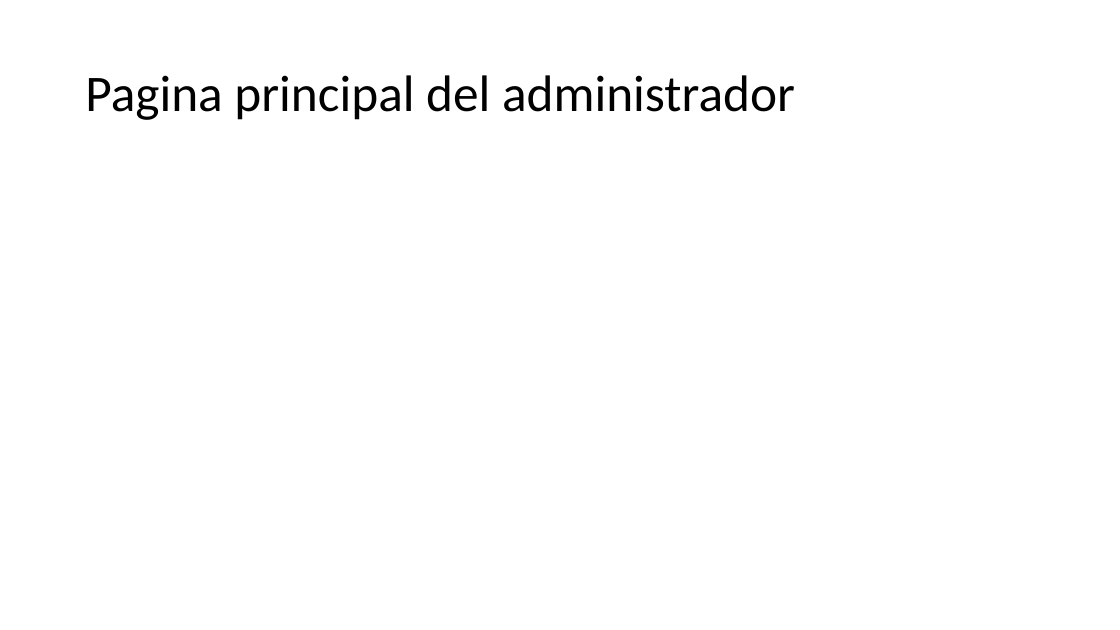
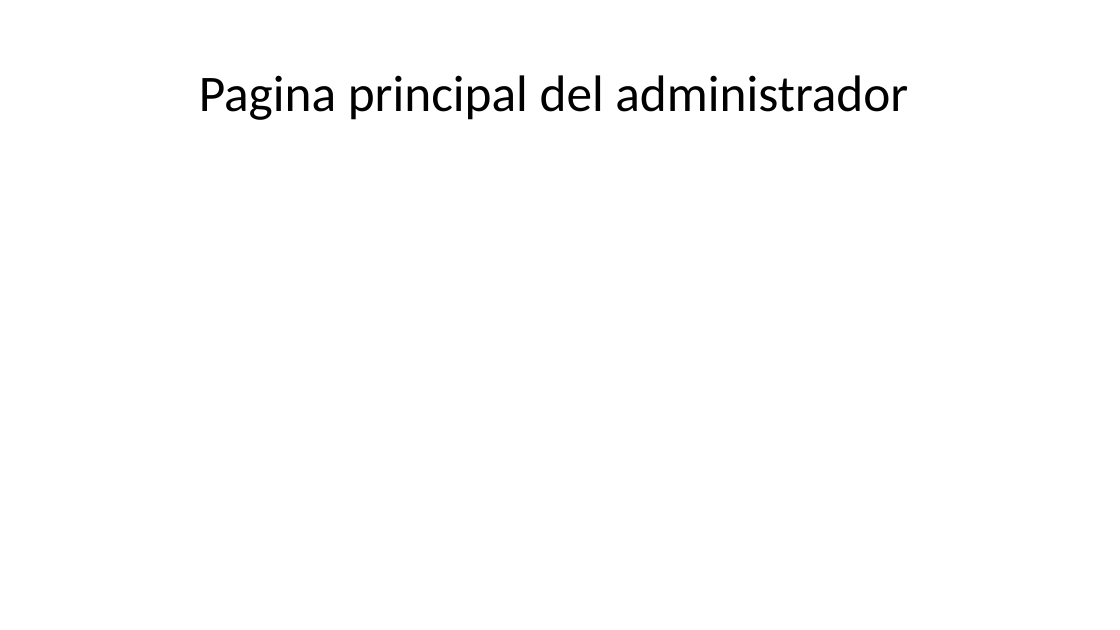
Before and after one commit to aodvmake/practica, a slide deck: slide 1 of wireframe.pptx. Drawn at 1120x630 pixels with LibreOffice and Linux fonts; fonts in the diff are those of the drawing. Boxes give left, top, right and bottom in pixels: in the first picture for what was removed or moved away, otherwise in the second. Text is boxed around its words. In the diff, an @@ line names an element or a change of style, - is before the commit and + after.

```diff
--- a/wireframe.pptx
+++ b/wireframe.pptx
@@ title "Pagina principal del administrador" at [199,75,908,120]: alignment left to centre @@
```
Also in this commit, not shown: 1 other slide changed, 16 slides added.
